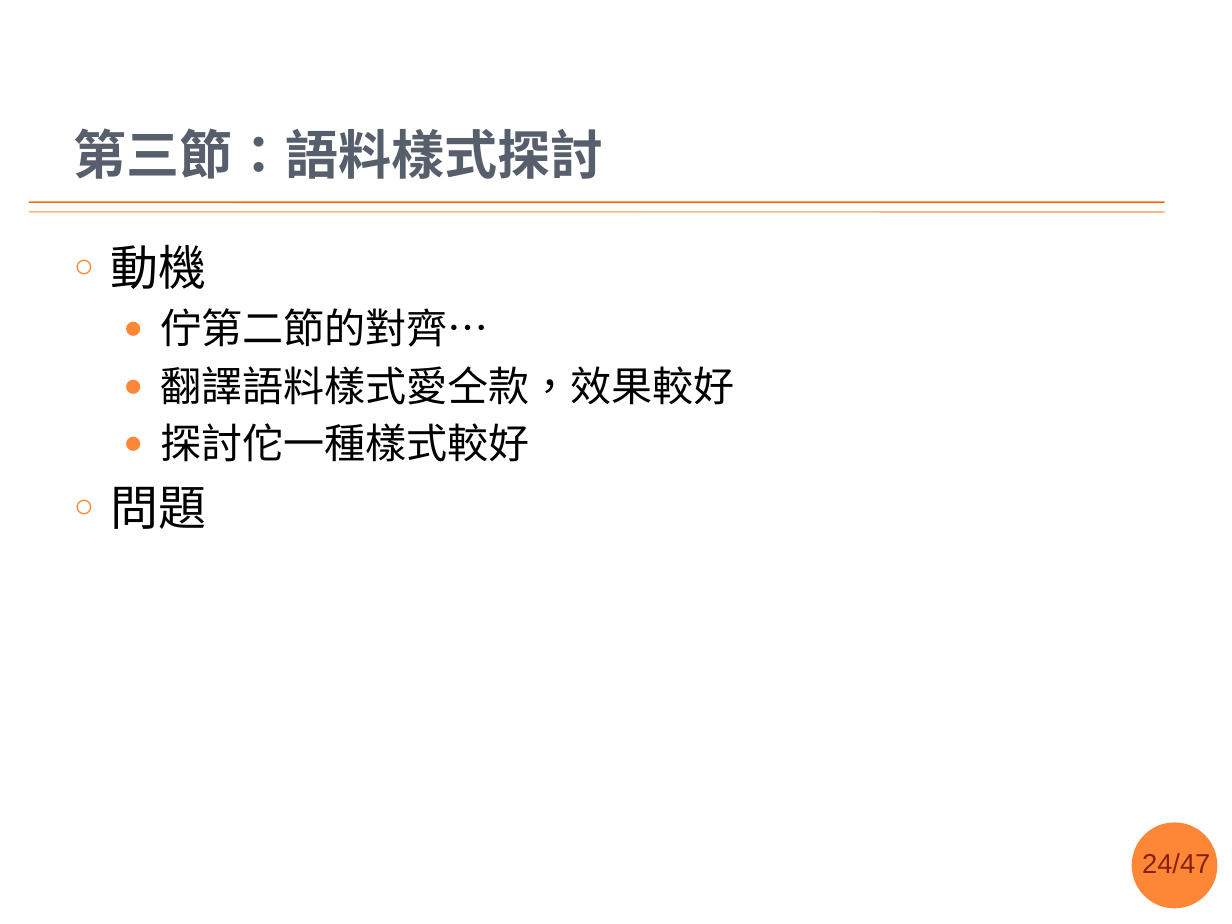
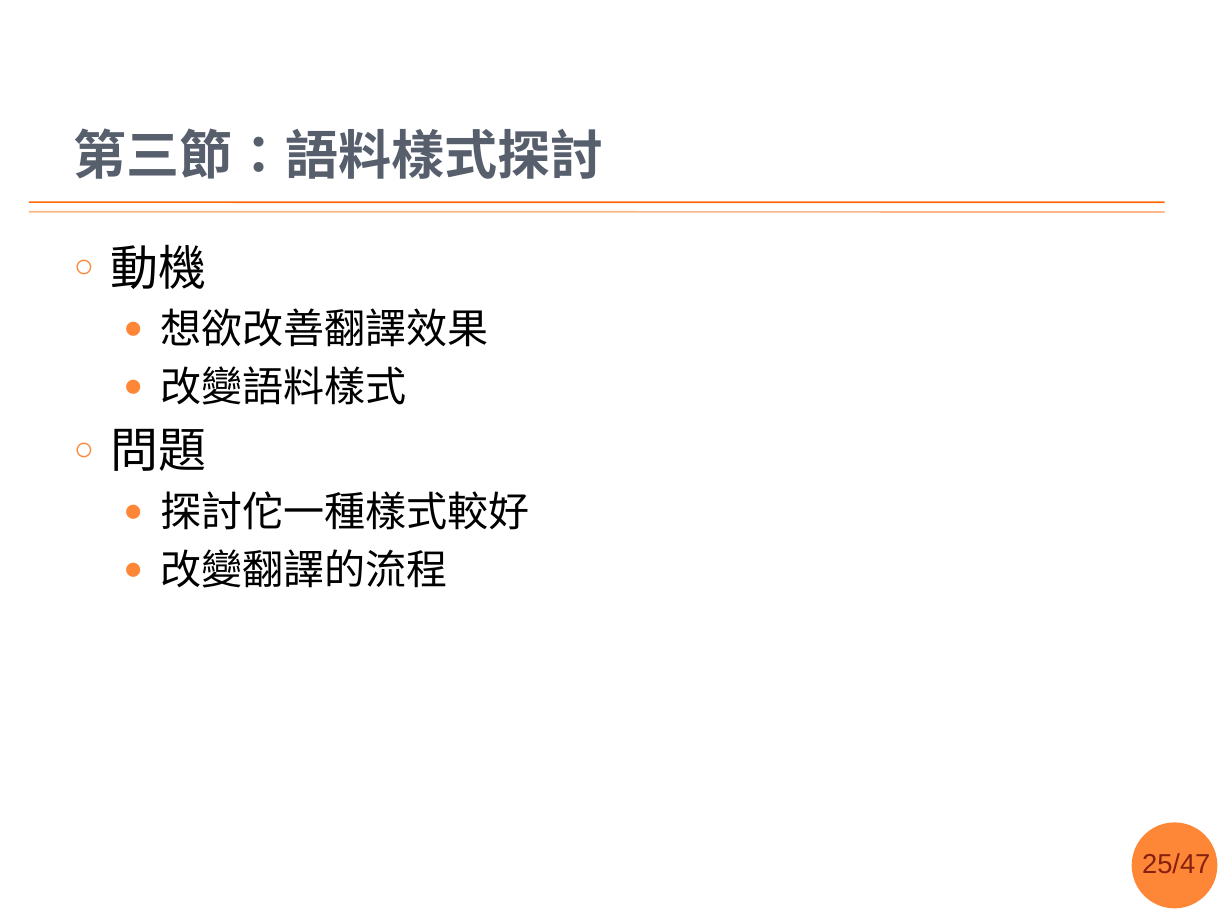
Before and after one commit to sih4sing5hong5/po3-ko3_tau5-iann2-phinn3, a slide deck: slide 25 of 翻譯報告.pptx (slide 24 before the commit). Drawn at 1232x924 pixels with LibreOffice and Linux fonts; fonts in the diff are those of the drawing; background and template pictures are left out. Boxes give left, top, right and bottom in pixels: in the first picture for what was removed or moved away, otherwise in the second. Text is boxed around its words. In the diff, an @@ line names an element or a change of style, - is before the commit and + after.

```diff
--- a/翻譯報告.pptx
+++ b/翻譯報告.pptx
@@ text at (111,308,489,471): text changed @@
-  ● 佇第二節的對齊…
-  ● 翻譯語料樣式愛仝款，效果較好
+  ● 想欲改善翻譯效果
+  ● 改變語料樣式
+○ 問題
@@ text at (160,549,447,588): text changed; size 28 to 24 pt @@
-○ 問題
+  ● 改變翻譯的流程
@@ page number at (1142,853,1210,873): text changed @@
-24/47
+25/47
```
Also in this commit, not shown: 14 other slides changed, 4 slides added, 3 slides removed.
